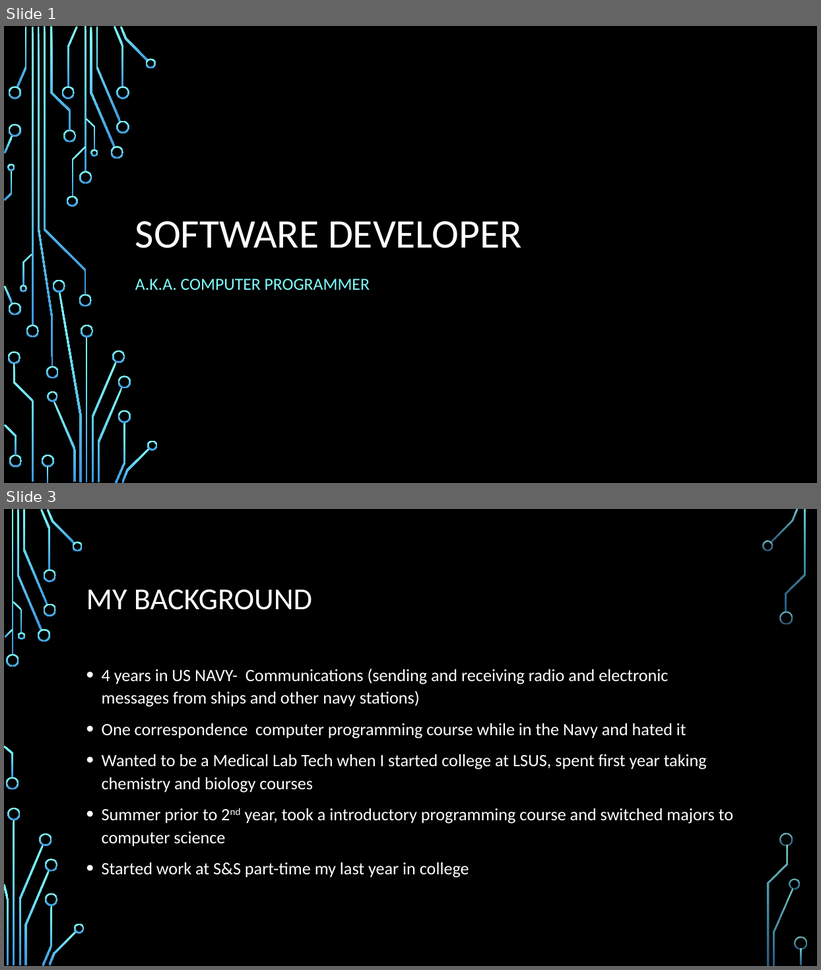
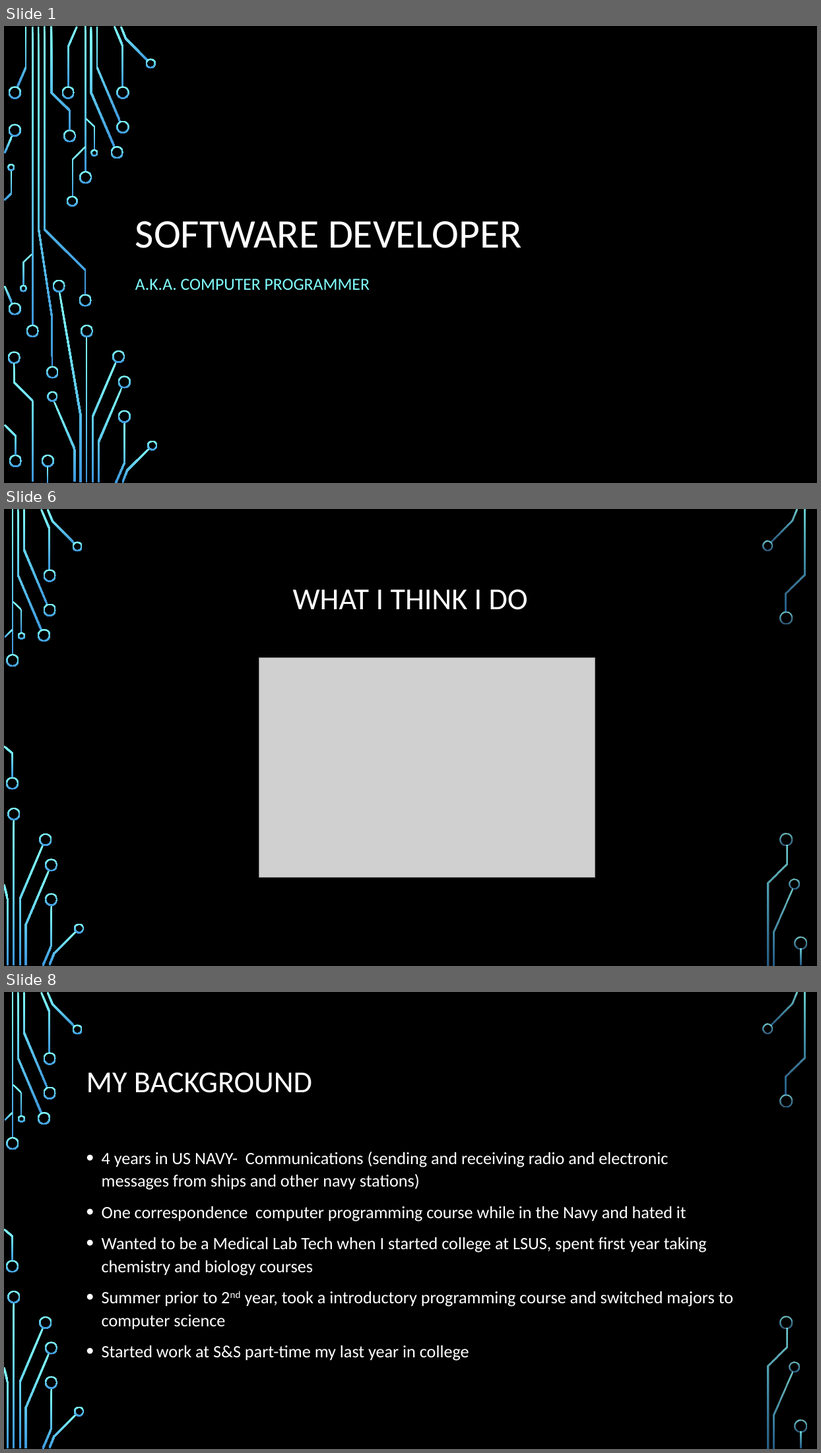
Before and after one commit to daviddcbud/TrainingApp, a slide deck: PowerPointSlids.pptx. Shown one above the other, each under a label of ours: slides 1 and 3 before the commit, slides 1, 6 and 8 after it; the slides between them are not shown. The pictures are 821x970 and 821x1453 pixels, drawn with LibreOffice and Linux fonts; fonts in the diff are those of the drawing; grey boxes stand for pictures; background and template pictures are left out. Boxes give left, top, right and bottom in pixels: in the first picture for what was removed or moved away, otherwise in the second. Text is boxed around its words. In the diff, an @@ line names an element or a change of style, - is before the commit and + after.

```diff
--- a/PowerPointSlids.pptx
+++ b/PowerPointSlids.pptx
@@ slide 6 added at <box>4,509,817,966</box>, background picture (left out); not listed: 36 template elements that a slide beside it also shows @@
@@ title added at <box>293,590,528,610</box>, 36 pt, text #FFFFFF @@
+WHAT I THINK I DO
@@ picture added at <box>259,658,595,878</box> @@
@@ what was slide 3 is now slide 8 @@
```
Also in this commit, not shown: 5 other slides added, 1 slide removed, 9 other files.
